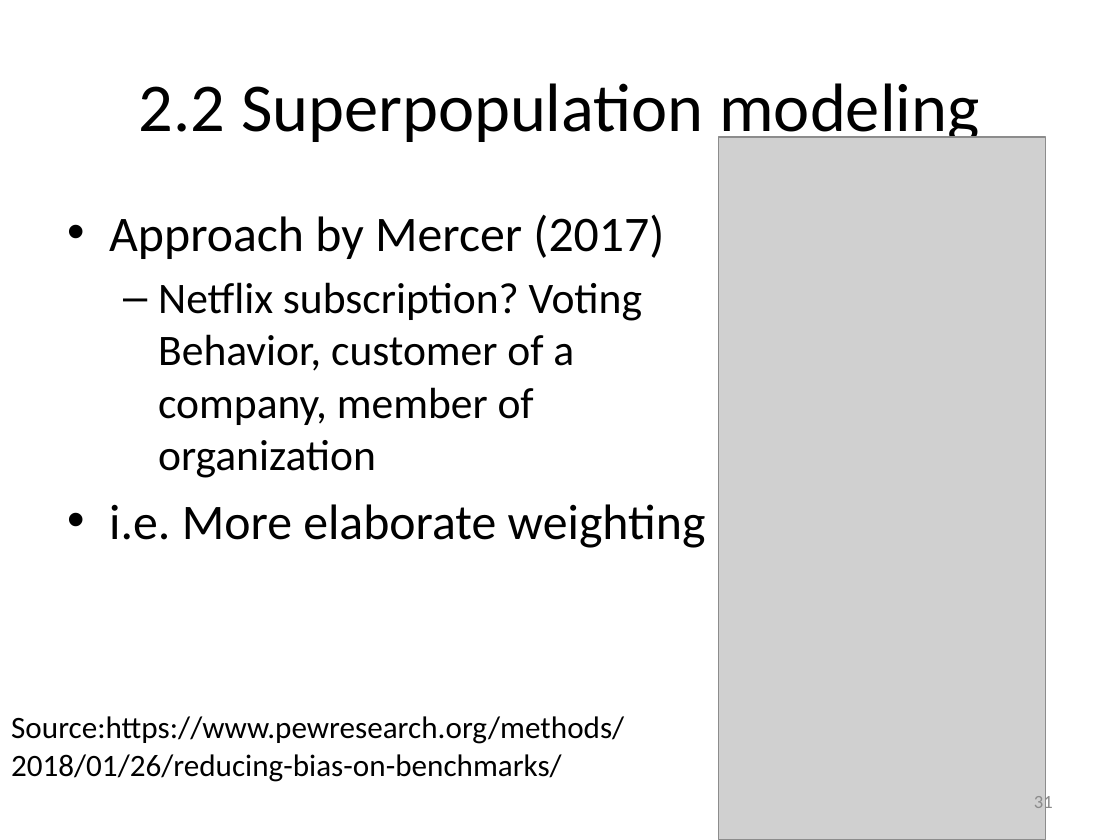
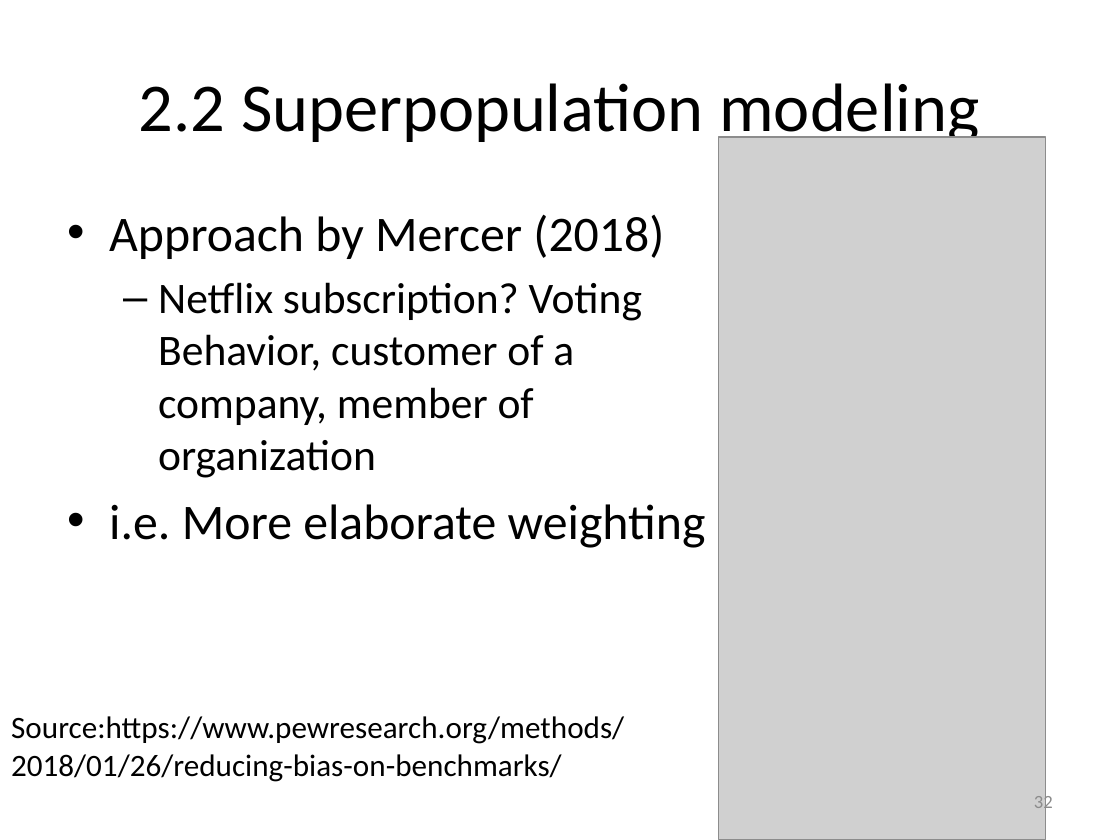
Before and after one commit to peterlugtig/peterlugtig.github.io, a slide deck: slide 32 of static/files/SDA/week13/lecture_week_13.pptx (slide 31 before the commit). Drawn at 1120x840 pixels with LibreOffice and Linux fonts; fonts in the diff are those of the drawing; grey boxes stand for pictures. Boxes give left, top, right and bottom in pixels: in the first picture for what was removed or moved away, otherwise in the second. Text is boxed around its words. In the diff, an @@ line names an element or a change of style, - is before the commit and + after.

```diff
--- a/static/files/SDA/week13/lecture_week_13.pptx
+++ b/static/files/SDA/week13/lecture_week_13.pptx
@@ text at <box>109,214,664,259</box>: text changed @@
-• Approach by Mercer (2017)
+• Approach by Mercer (2018)
@@ page number at <box>1034,793,1053,814</box>: text changed @@
-31
+32
```
Also in this commit, not shown: 22 other slides changed, 1 slide added, 3 other files.
